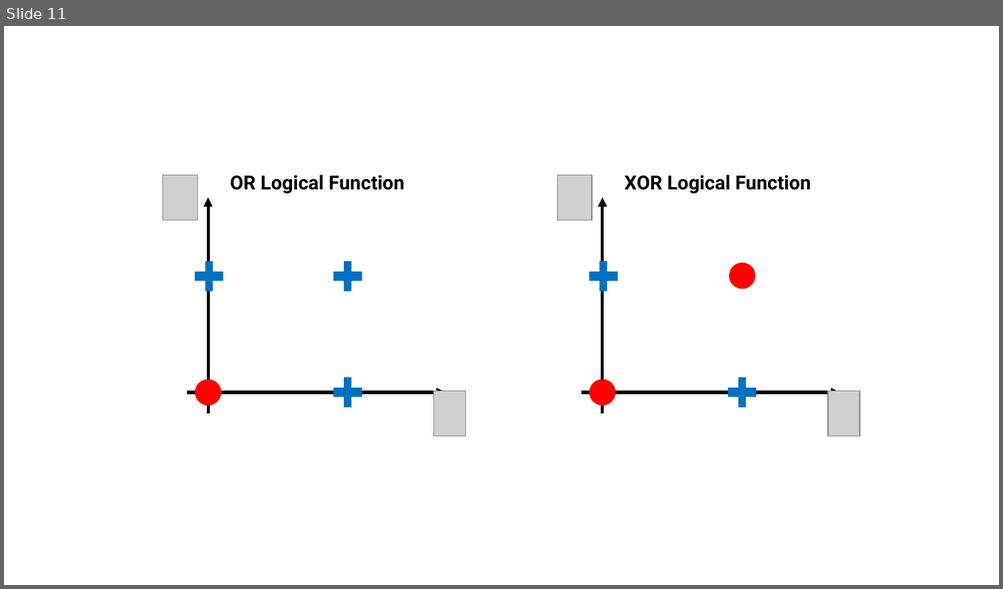
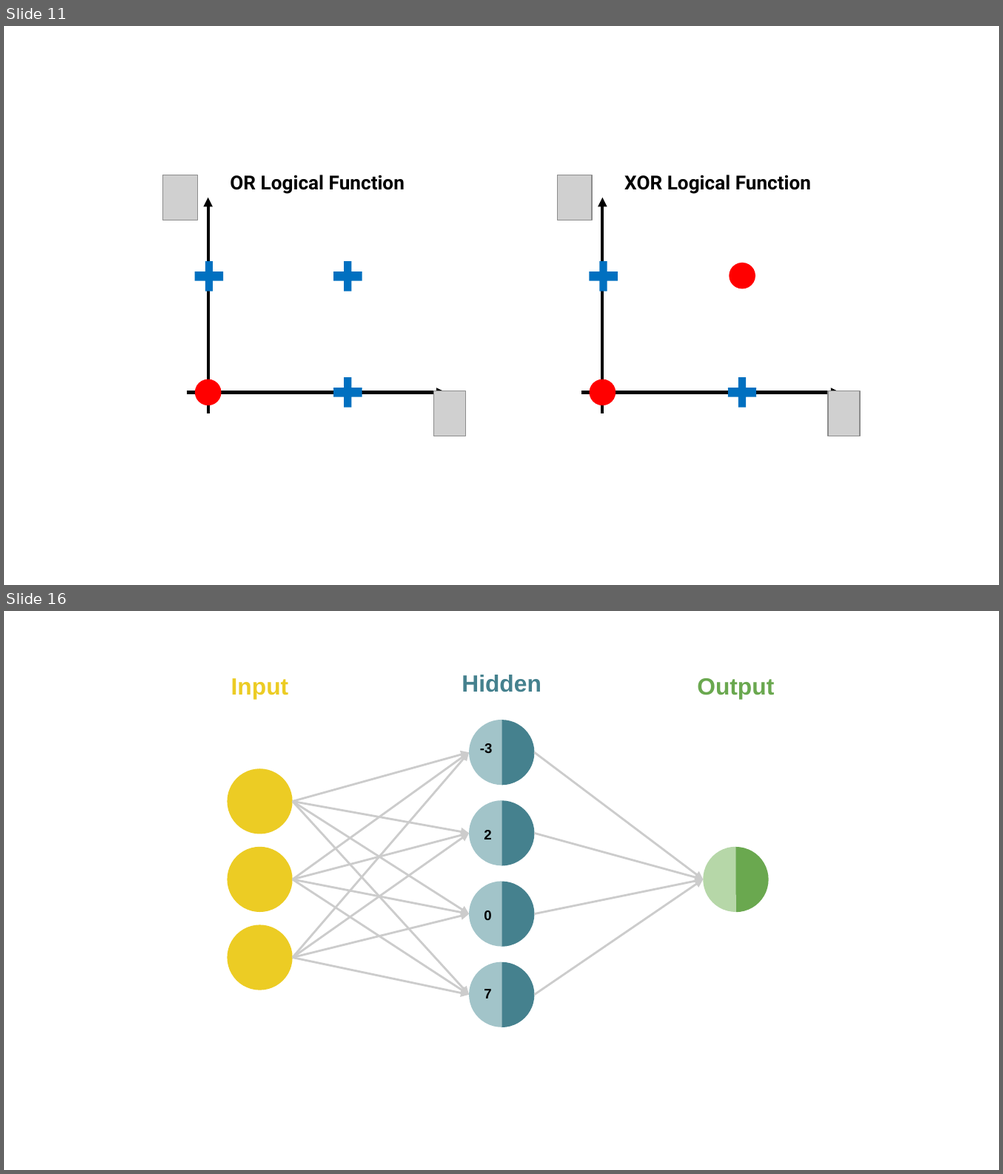
Before and after one commit to teaching-data-science/intro2ml, a slide deck: DeepLearning/final.pptx. Shown one above the other, each under a label of ours: slide 11 before the commit, slides 11 and 16 after it; the slides between them are not shown. The pictures are 1003x589 and 1003x1174 pixels, drawn with LibreOffice and Linux fonts; fonts in the diff are those of the drawing; grey boxes stand for pictures. Boxes give left, top, right and bottom in pixels: in the first picture for what was removed or moved away, otherwise in the second. Text is boxed around its words. In the diff, an @@ line names an element or a change of style, - is before the commit and + after.

```diff
--- a/DeepLearning/final.pptx
+++ b/DeepLearning/final.pptx
@@ slide 16 added at (4, 611, 999, 1170), background #FFFFFF @@
@@ group added at (227, 675, 774, 1028): 16 arrows, 10 pie slice (boxed as its full ellipse)s, 7 texts, 3 ellipses @@
+-3
+2
+0
+7
+Input
+Hidden
+Output
```
Also in this commit, not shown: 8 other slides added, 20 other files.
